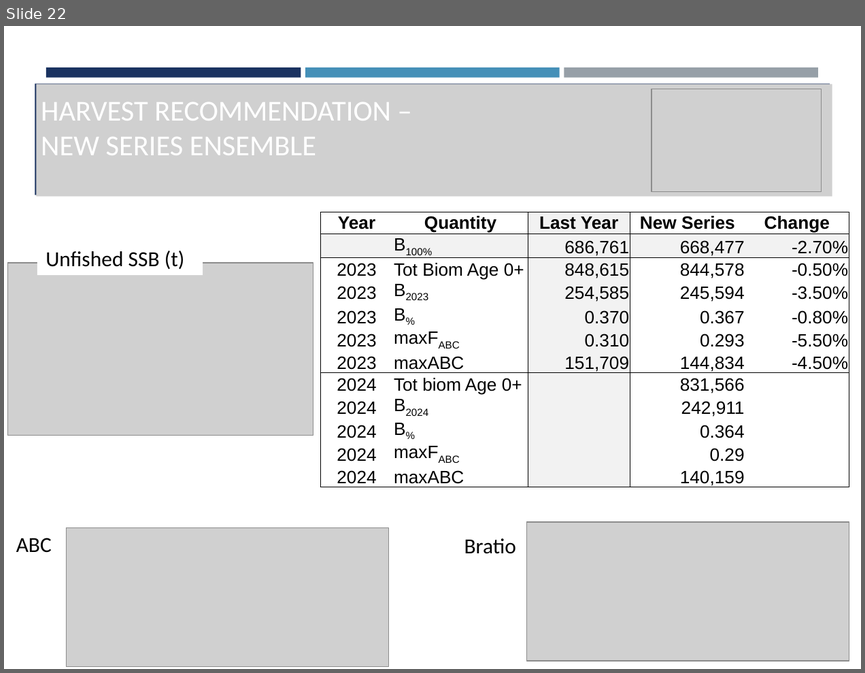
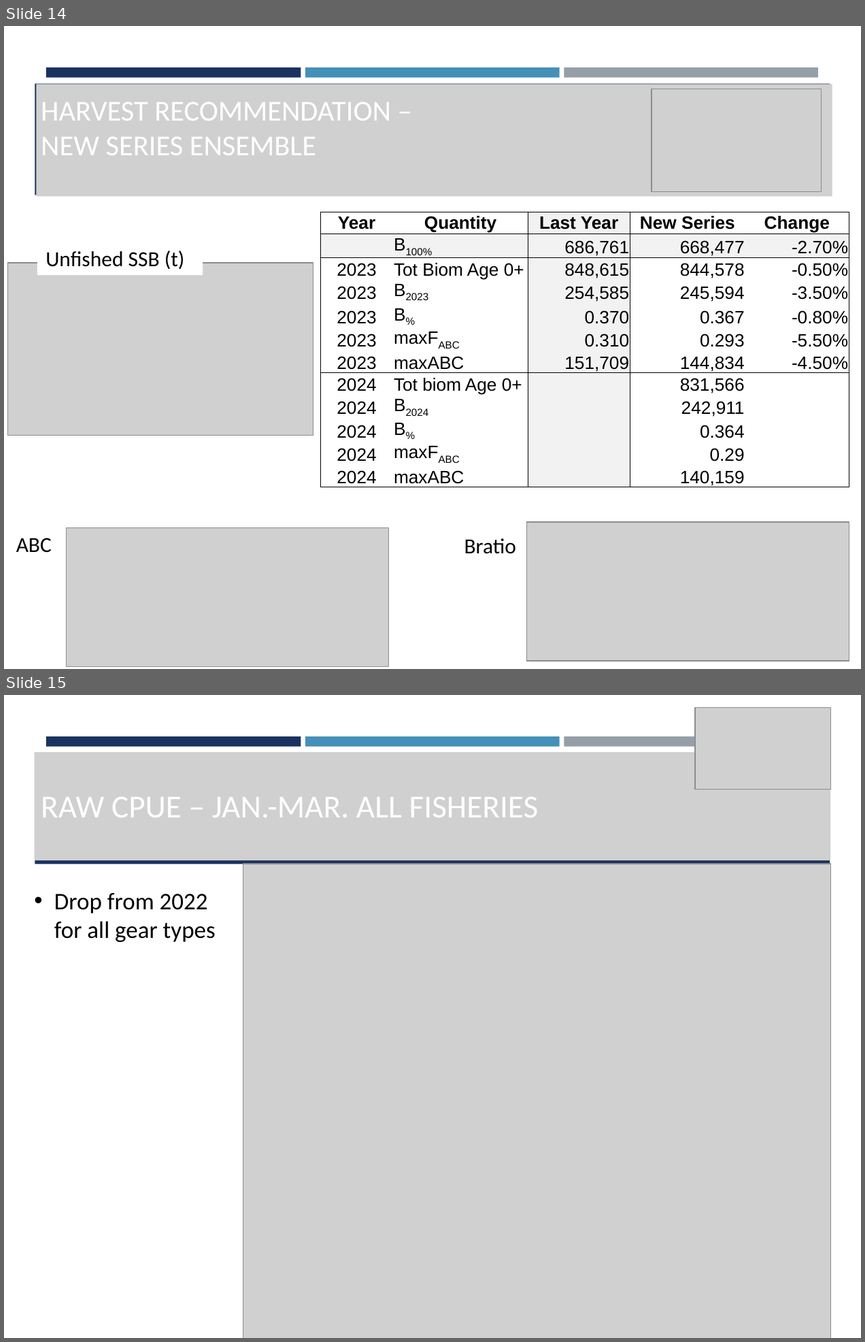
Before and after one commit to afsc-assessments/EBS_PCOD, a slide deck: 2022_ASSESSMENT/NOVEMBER_MODELS/BS_PCOD_SSC_Presentation_2022.pptx. Shown one above the other, each under a label of ours: slide 22 before the commit, slides 14 and 15 after it. The pictures are 865x673 and 865x1342 pixels, drawn with LibreOffice and Linux fonts; fonts in the diff are those of the drawing; grey boxes stand for pictures. Boxes give left, top, right and bottom in pixels: in the first picture for what was removed or moved away, otherwise in the second. Text is boxed around its words. In the diff, an @@ line names an element or a change of style, - is before the commit and + after.

```diff
--- a/2022_ASSESSMENT/NOVEMBER_MODELS/BS_PCOD_SSC_Presentation_2022.pptx
+++ b/2022_ASSESSMENT/NOVEMBER_MODELS/BS_PCOD_SSC_Presentation_2022.pptx
@@ slide 15 added at (4, 695, 861, 1338), background #FFFFFF; not listed: 4 template elements that a slide beside it also shows @@
@@ picture added at (695, 708, 830, 790) @@
@@ picture added at (35, 752, 831, 860) @@
@@ title added at (41, 797, 538, 817), 27 pt, text #FFFFFF @@
+RAW CPUE – JAN.-MAR. ALL FISHERIES
@@ picture added at (243, 864, 830, 1338) @@
@@ text added at (54, 893, 215, 942), 20 pt, text #000000 @@
+• Drop from 2022 for all gear types
@@ what was slide 22 is now slide 14 @@
```
Also in this commit, not shown: 1 slide changed, 4 other slides added, 8 slides removed, 50 other files.
